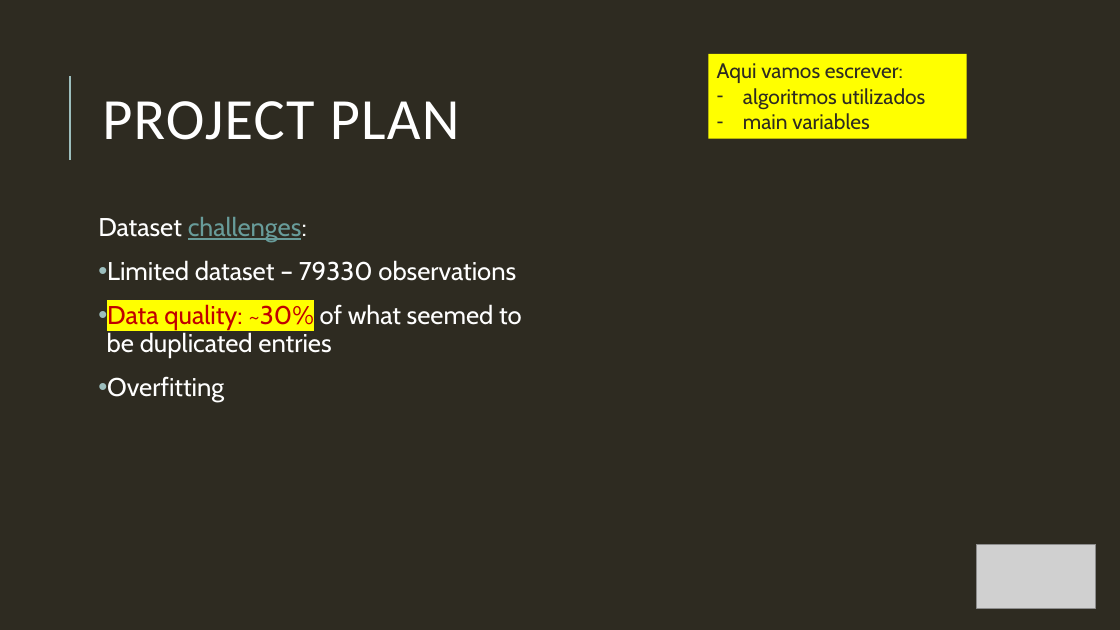
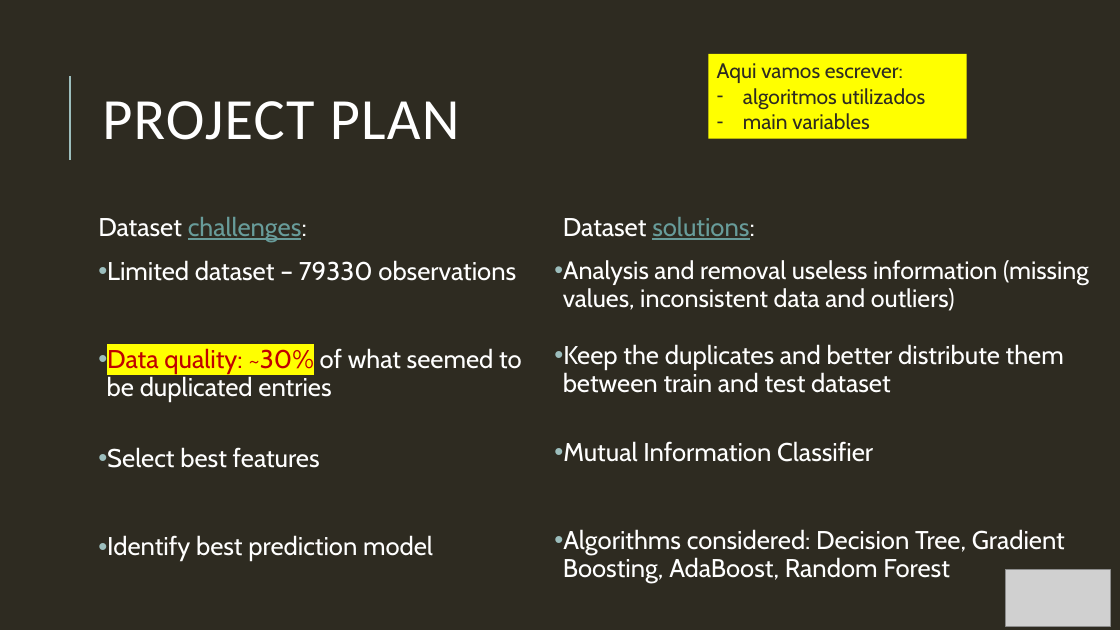
Before and after one commit to Debs86/Business_Cases_Projects, a slide deck: slide 5 of BC2/GroupD_BC2_Presentation.pptx. Drawn at 1120x630 pixels with LibreOffice and Linux fonts; fonts in the diff are those of the drawing; grey boxes stand for pictures. Boxes give left, top, right and bottom in pixels: in the first picture for what was removed or moved away, otherwise in the second. Text is boxed around its words. In the diff, an @@ line names an element or a change of style, - is before the commit and + after.

```diff
--- a/BC2/GroupD_BC2_Presentation.pptx
+++ b/BC2/GroupD_BC2_Presentation.pptx
@@ text added at (x1=563, y1=217, x2=1089, y2=311), 21.5 pt, text #FFFFFF @@
+  Dataset solutions:
+• Analysis and removal useless information (missing values, inconsistent data and outliers)
@@ text added at (x1=563, y1=344, x2=1064, y2=393), 22 pt, text #FFFFFF @@
+• Keep the duplicates and better distribute them between train and test dataset
@@ text at (x1=107, y1=447, x2=433, y2=561): text changed @@
-• Overfitting
+• Select best features
+• Identify best prediction model
@@ text added at (x1=563, y1=441, x2=873, y2=462), 22 pt, text #FFFFFF @@
+• Mutual Information Classifier
@@ text added at (x1=563, y1=529, x2=1065, y2=582), 22 pt, text #FFFFFF @@
+• Algorithms considered: Decision Tree, Gradient Boosting, AdaBoost, Random Forest
@@ picture resized from (x1=977, y1=544, x2=1096, y2=608) to (x1=1006, y1=570, x2=1111, y2=626) @@
```
Also in this commit, not shown: 3 other slides changed, 1 slide removed.
